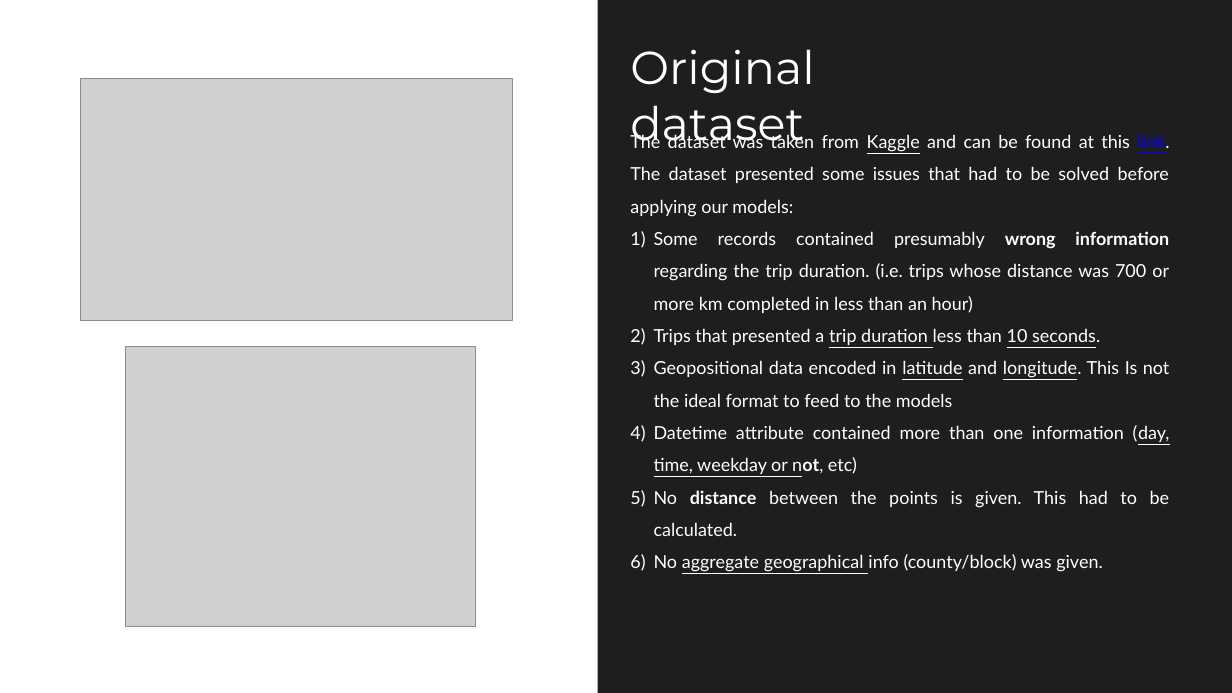
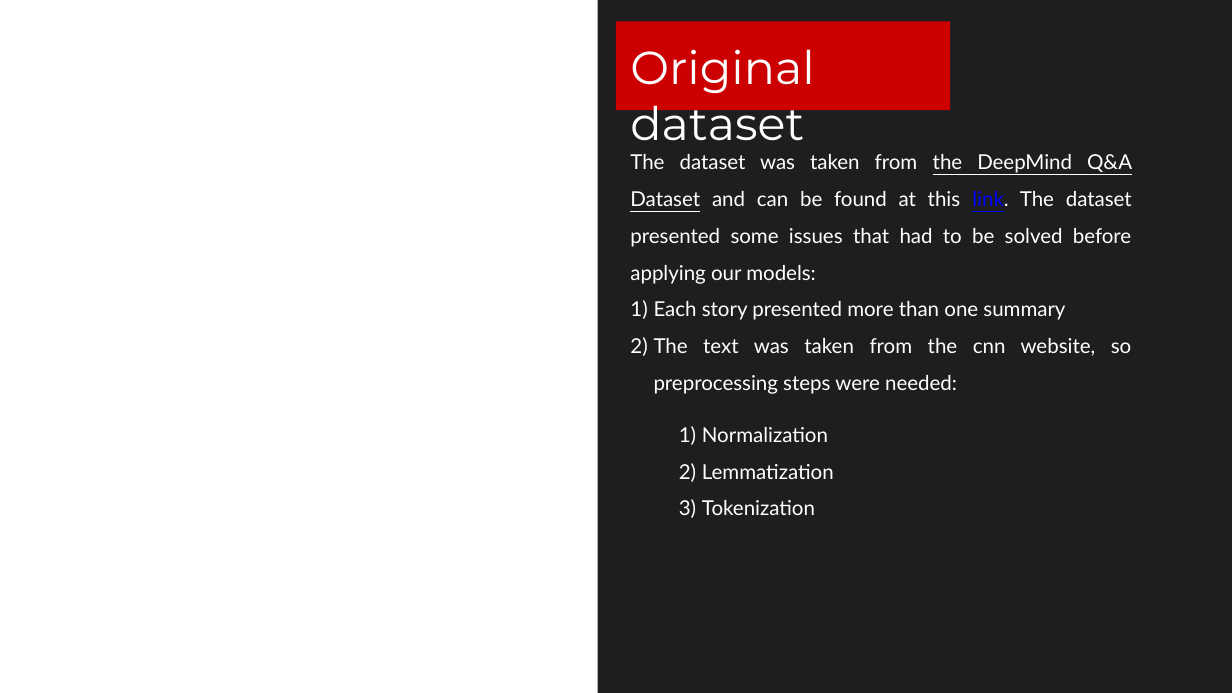
Before and after one commit to federicodeservi/TMS_project, a slide deck: slide 3 of presentation/presentation.pptx. Drawn at 1232x693 pixels with LibreOffice and Linux fonts; fonts in the diff are those of the drawing; grey boxes stand for pictures. Boxes give left, top, right and bottom in pixels: in the first picture for what was removed or moved away, otherwise in the second. Text is boxed around its words. In the diff, an @@ line names an element or a change of style, - is before the commit and + after.

```diff
--- a/presentation/presentation.pptx
+++ b/presentation/presentation.pptx
@@ rectangle added at (x1=616, y1=21, x2=951, y2=110), fill #CC0001 @@
@@ picture removed at (x1=80, y1=79, x2=513, y2=321) @@
@@ text at (x1=630, y1=154, x2=1132, y2=394): text changed; size 14 to 16 pt @@
-The dataset was taken from Kaggle and can be found at this link. The dataset presented some issues that had to be solved before applying our models:
-1) Some records contained presumably wrong information regarding the trip duration. (i.e. trips whose distance was 700 or more km completed in less than an hour)
-2) Trips that presented a trip duration less than 10 seconds.
-3) Geopositional data encoded in latitude and longitude. This Is not the ideal format to feed to the models
-4) Datetime attribute contained more than one information (day, time, weekday or not, etc)
-5) No distance between the points is given. This had to be calculated.
-6) No aggregate geographical info (county/block) was given.
+The dataset was taken from the DeepMind Q&A Dataset and can be found at this link. The dataset presented some issues that had to be solved before applying our models:
+1) Each story presented more than one summary
+2) The text was taken from the cnn website, so preprocessing steps were needed:
@@ picture removed at (x1=125, y1=347, x2=475, y2=627) @@
@@ text added at (x1=702, y1=427, x2=834, y2=515), 16 pt, text #FFFFFF @@
+1) Normalization
+2) Lemmatization
+3) Tokenization
```
Also in this commit, not shown: 9 other slides changed, 2 slides removed, 3 other files.
